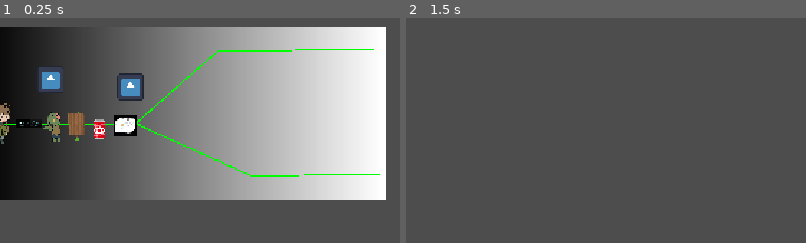
Above: before the commit, frames 1-2 (left to right).
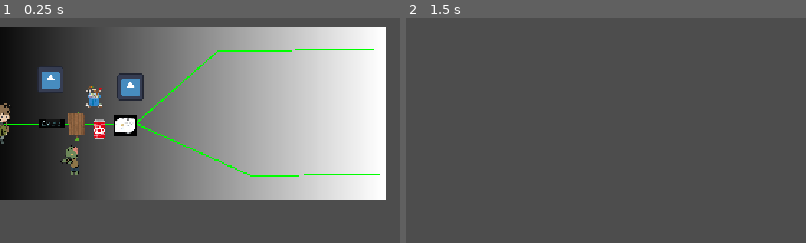
Above: after the commit, the same moments.

Repository: boxboy523/Post-Apocalypse-Constellation
Game: Godot game, scene res://scenes/main.tscn
Same seed, same stepped clock (60 frames per second), same inputs: the game is played once before the commit and once after it. The engine's default icon, where the game draws it, is replaced by a stand-in: a white triangle on a blue panel in a dark square.
Inputs (mouse positions are % of the whole screen's width and height, from its top left):
- Up to frame 1 (0.25 s): no input
- Up to frame 2 (1.5 s): tap Enter at 0.5 s; drag from (3, 5) to (50, 50) at 0.52 s; tap Space (start_path) at 1.25 s; drag from (9, 5) to (50, 50) at 1.27 s
The pictures show only the part of the screen within x 50-100%, y 25-75%; the shares and areas given below are measured in that part.

The runs differ from the first frame. In frame 1, 1.1% of the frame differs, in the area x 4-26%, y 30-70%; in frame 2, nothing differs.

Commit message:
fix: 캐릭터와 오브젝트 상호작용 되도록 수정

Diff:
--- a/godot/scenes/main.tscn
+++ b/godot/scenes/main.tscn
@@ -10,15 +10,15 @@
 [ext_resource type="PackedScene" uid="uid://u4k4gkvyyr56" path="res://scenes/obstacle_guide.tscn" id="8_tipki"]
 [ext_resource type="PackedScene" uid="uid://p7h6s7m6ie7b" path="res://scenes/obstacle_noise.tscn" id="9_85g3d"]
 [ext_resource type="PackedScene" uid="uid://f86dtsntcv55" path="res://scenes/obstacle_heal.tscn" id="10_choun"]
+[ext_resource type="PackedScene" uid="uid://c8x06we1s67xb" path="res://scenes/obstacle_farm.tscn" id="11_ya4ey"]
 
 [node name="Main" type="Node2D" unique_id=1160899106]
 
-[node name="MapBase" parent="." unique_id=547791557 instance=ExtResource("2_sugp2")]
+[node name="MapBase" parent="." unique_id=547791557 groups=["player"] instance=ExtResource("2_sugp2")]
 position = Vector2(343, 420)
 
 [node name="Player" parent="." unique_id=1675211555 node_paths=PackedStringArray("map") instance=ExtResource("1_0wfyh")]
 position = Vector2(339, 429)
-loop = false
 map = NodePath("../MapBase")
 
 [node name="ItemCoin2" parent="." unique_id=492544432 instance=ExtResource("4_jyhfs")]
@@ -32,10 +32,10 @@
 [node name="CanvasLayer" parent="." unique_id=965425245 instance=ExtResource("3_sugp2")]
 
 [node name="ObstacleHurt" parent="." unique_id=812544508 instance=ExtResource("6_tefeu")]
-position = Vector2(381, 421)
+position = Vector2(413, 421)
 
 [node name="ObstacleEnemy" parent="." unique_id=326172621 instance=ExtResource("7_o6xl0")]
-position = Vector2(418, 437)
+position = Vector2(444, 485)
 
 [node name="ObstacleGuide" parent="." unique_id=1575274116 instance=ExtResource("8_tipki")]
 position = Vector2(448, 439)
@@ -45,3 +45,6 @@
 
 [node name="ObstacleHeal" parent="." unique_id=115392575 instance=ExtResource("10_choun")]
 position = Vector2(519, 423)
+
+[node name="ObstacleFarm" parent="." unique_id=1906898441 instance=ExtResource("11_ya4ey")]
+position = Vector2(474, 388)
--- a/godot/scenes/player.tscn
+++ b/godot/scenes/player.tscn
@@ -8,7 +8,7 @@
 [sub_resource type="RectangleShape2D" id="RectangleShape2D_4kf0v"]
 size = Vector2(32, 32)
 
-[node name="Player" type="PathFollow2D" unique_id=1170953966 groups=["Player"]]
+[node name="Player" type="PathFollow2D" unique_id=1170953966]
 rotates = false
 loop = false
 script = ExtResource("1_4flbx")
@@ -17,7 +17,7 @@
 top_level = true
 script = ExtResource("2_dqkch")
 
-[node name="PlayerLogic" type="Node2D" parent="LerfFollow" unique_id=1680381036]
+[node name="PlayerLogic" type="Node2D" parent="LerfFollow" unique_id=1680381036 groups=["player"]]
 script = ExtResource("2_qhqgy")
 
 [node name="Area2D" type="Area2D" parent="LerfFollow/PlayerLogic" unique_id=1968832790]
--- /dev/null
+++ b/godot/scenes/player_logic.gd
@@ -0,0 +1,74 @@
+extends Node2D
+
+@export var max_hp: int = 3
+var hp: int = max_hp
+@export var spare_hp: int = 0
+
+@export var isInjured: bool = false
+
+var noise_stack: int = 0
+
+@export_enum("none", "knife", "bat", "crowbar")
+var weapon: String = "none"
+const WEAPON_SUCCESS_CHANCE := {
+	"none": 0.45,
+	"knife": 0.50,
+	"bat": 0.65,
+	"crowbar": 0.80
+}
+# Called when the node enters the scene tree for the first time.
+func _ready() -> void:
+	hp = max_hp
+
+# Called every frame. 'delta' is the elapsed time since the previous frame.
+func _process(_delta: float) -> void:
+	pass
+
+### 체력 관련 ###
+func take_damage() -> void:
+	if spare_hp > 0:
+		spare_hp -= 1
+		print("추가hp소모")
+	else:
+		hp -= 1
+		print("대미지 받음. 현재 체력: ", hp, "/", max_hp)
+	if hp < max_hp:
+		isInjured = true
+		print("부상")
+
+func get_medkit() -> void:
+	if isInjured:
+		isInjured = false
+		print("부상 치료")
+	if hp < max_hp:
+		hp += 1
+		print("체력 회복. 현재 체력: ", hp, "/", max_hp)
+	elif hp >= max_hp:
+		spare_hp += 1
+		print("추가 체력: ", spare_hp)
+
+
+### 도주 판정 ###
+func run_from_enemy(enemy_damage: int = 1):
+	var chance: float = WEAPON_SUCCESS_CHANCE[weapon]
+	if isInjured: chance -= 0.15
+	var success: bool = randf() < chance
+
+	print("현재 무기: ", weapon, ". 도주 성공 확률: ", chance * 100, "%")
+
+	if success:
+		print("도주 성공")
+	else:
+		print("도주 실패")
+		take_damage()
+
+### 소음 관련 ###
+func add_noise_stack() -> void :
+	noise_stack += 1
+	print("소음 스택 +1")
+
+func noise_triggered(trigger: int) -> bool:
+	if noise_stack == trigger:
+		print("noise triggered.")
+		return true
+	return false
--- a/godot/scripts/obstacle_enemy.gd
+++ b/godot/scripts/obstacle_enemy.gd
@@ -4,6 +4,7 @@
 	var player = area.get_parent()
 	if not player.is_in_group("player"):
 		return
+
 	print("적과 조우")
 	#플레이어 부상 여부에 따라 확률 변동되도록 나중에 추가
 	player.run_from_enemy()
--- a/godot/scripts/obstacle_farm.gd
+++ b/godot/scripts/obstacle_farm.gd
@@ -4,4 +4,3 @@
 	var player = area.get_parent()
 	if not player.is_in_group("player"):
 		return
-	print("파밍")
--- a/godot/scripts/obstacle_hurt.gd
+++ b/godot/scripts/obstacle_hurt.gd
@@ -3,6 +3,6 @@
 func _on_area_entered(area: Area2D) -> void:
 	var player = area.get_parent()
 	if not player.is_in_group("player"):
+		print("플레이어가 아님")
 		return
-	print("부상 입음")
 	player.take_damage()
Binary file added: godot/images/trashbin.png
Not shown, added: godot/images/trashbin.png.import
Not shown: 1 places in godot/scenes/obstacle_farm.tscn that only renumber resources
Not shown, added: godot/scenes/player_logic.gd.uid
